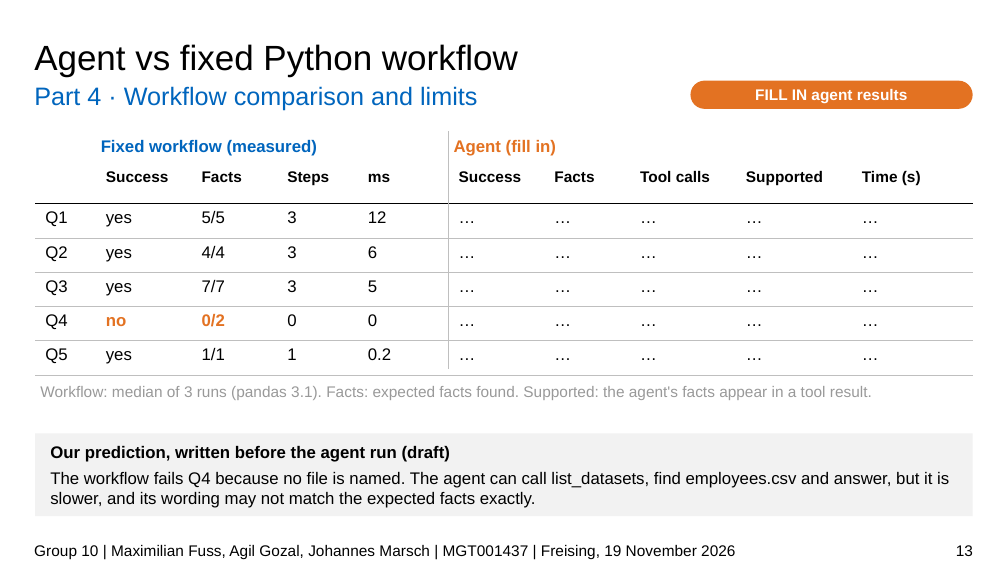
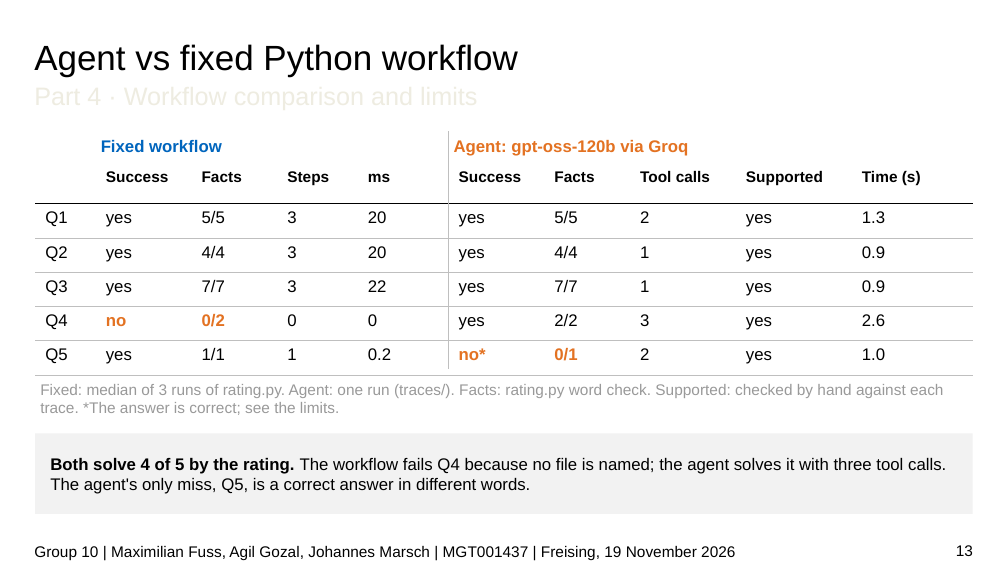
Before and after one commit to JPMarsch/Python_Group_10, a slide deck: slide 13 of presentation/G10_presentation_draft.pptx. Drawn at 1008x567 pixels with LibreOffice and Linux fonts; fonts in the diff are those of the drawing; background and template pictures are left out. Boxes give left, top, right and bottom in pixels: in the first picture for what was removed or moved away, otherwise in the second. Text is boxed around its words. In the diff, an @@ line names an element or a change of style, - is before the commit and + after.

```diff
--- a/presentation/G10_presentation_draft.pptx
+++ b/presentation/G10_presentation_draft.pptx
@@ text "Part 4 · Workflow comparison ..." at box(34, 76, 973, 111): text colour #0065BD to #EEECE1 @@
@@ rounded rectangle removed at box(690, 81, 973, 109) @@
-FILL IN agent results
@@ text at box(101, 140, 222, 152): text changed @@
-Fixed workflow (measured)
+Fixed workflow
@@ text at box(454, 140, 688, 156): text changed @@
-Agent (fill in)
+Agent: gpt-oss-120b via Groq
@@ table at box(35, 163, 973, 375) @@
-row 2: Q1 | yes | 5/5 | 3 | 12 | … | … | … | … | …
+row 2: Q1 | yes | 5/5 | 3 | 20 | yes | 5/5 | 2 | yes | 1.3
-row 3: Q2 | yes | 4/4 | 3 | 6 | … | … | … | … | …
+row 3: Q2 | yes | 4/4 | 3 | 20 | yes | 4/4 | 1 | yes | 0.9
-row 4: Q3 | yes | 7/7 | 3 | 5 | … | … | … | … | …
+row 4: Q3 | yes | 7/7 | 3 | 22 | yes | 7/7 | 1 | yes | 0.9
-row 5: Q4 | no | 0/2 | 0 | 0 | … | … | … | … | …
+row 5: Q4 | no | 0/2 | 0 | 0 | yes | 2/2 | 3 | yes | 2.6
-row 6: Q5 | yes | 1/1 | 1 | 0.2 | … | … | … | … | …
+row 6: Q5 | yes | 1/1 | 1 | 0.2 | no* | 0/1 | 2 | yes | 1.0
@@ text at box(40, 384, 943, 415): text changed @@
-Workflow: median of 3 runs (pandas 3.1). Facts: expected facts found. Supported: the agent's facts appear in a tool result.
+Fixed: median of 3 runs of rating.py. Agent: one run (traces/). Facts: rating.py word check. Supported: checked by hand against each trace. *The answer is correct; see the limits.
@@ text in rectangle at box(50, 458, 946, 494): text changed @@
-Our prediction, written before the agent run (draft)
-The workflow fails Q4 because no file is named. The agent can call list_datasets, find employees.csv and answer, but it is slower, and its wording may not match the expected facts exactly.
+Both solve 4 of 5 by the rating. The workflow fails Q4 because no file is named; the agent solves it with three tool calls. The agent's only miss, Q5, is a correct answer in different words.
```
Also in this commit, not shown: 15 other slides changed.
